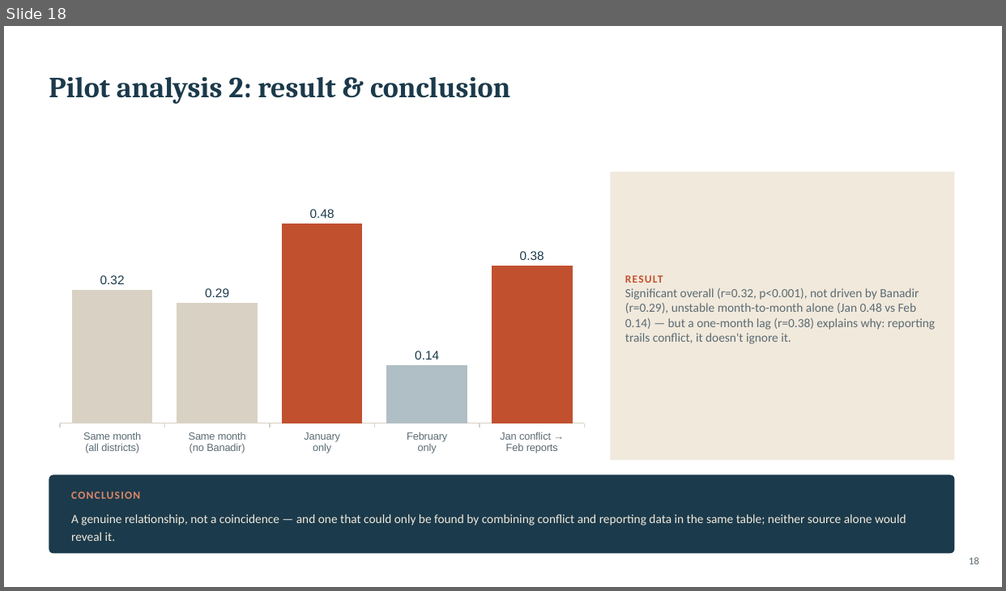
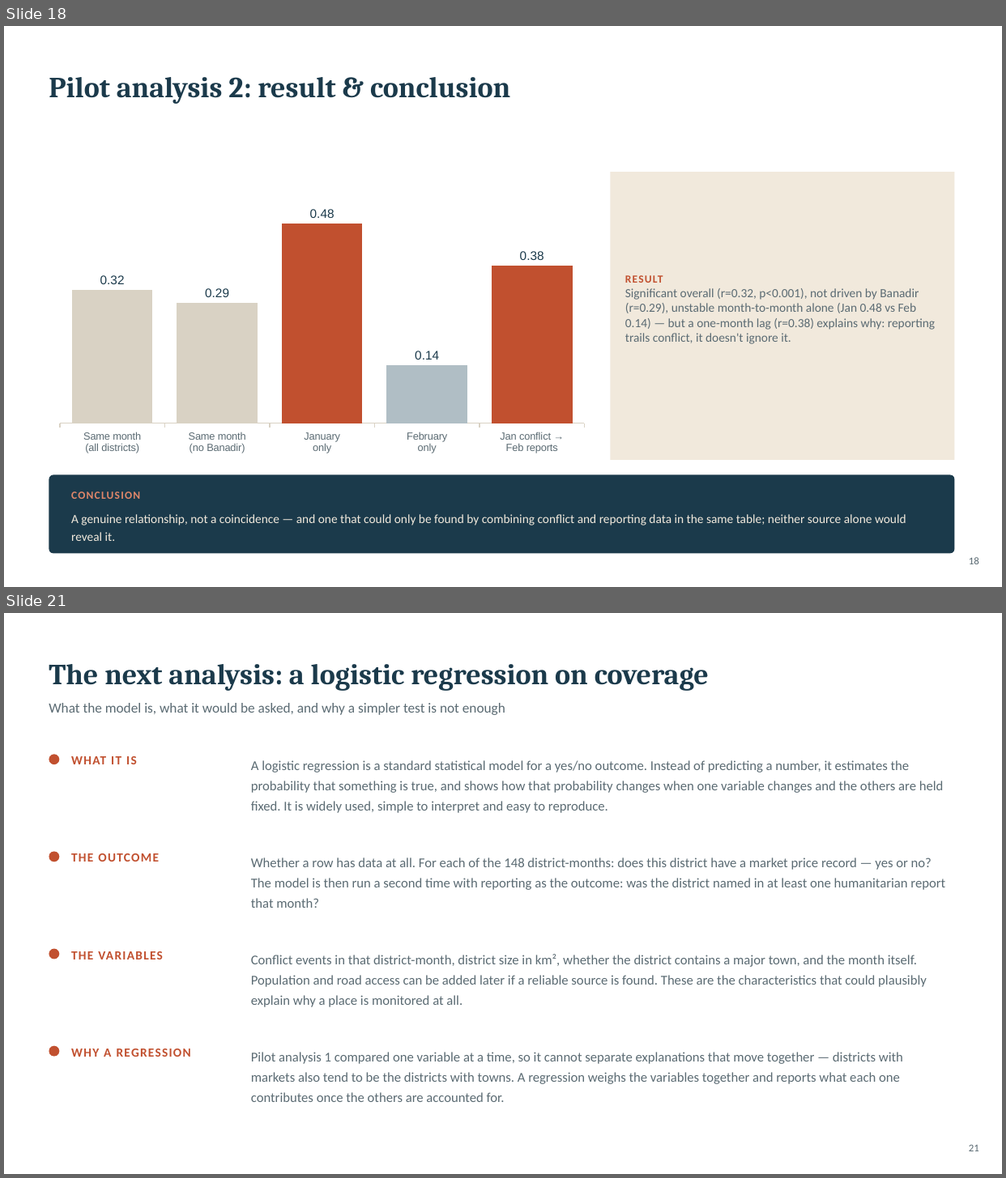
Before and after one commit to hcfgsqm2q7-lang/Dissertation---Samuel-Aracena, a slide deck: weekly_meetings/2026_08_03_slides.pptx. Shown one above the other, each under a label of ours: slide 18 before the commit, slides 18 and 21 after it; the slides between them are not shown. The pictures are 1006x591 and 1006x1178 pixels, drawn with LibreOffice and Linux fonts; fonts in the diff are those of the drawing. Boxes give left, top, right and bottom in pixels: in the first picture for what was removed or moved away, otherwise in the second. Text is boxed around its words. In the diff, an @@ line names an element or a change of style, - is before the commit and + after.

```diff
--- a/weekly_meetings/2026_08_03_slides.pptx
+++ b/weekly_meetings/2026_08_03_slides.pptx
@@ slide 21 added at <box>4,613,1002,1174</box>, background #FFFFFF @@
@@ text added at <box>49,664,709,691</box>, 28 pt, text #1B3A4B, bold @@
+The next analysis: a logistic regression on coverage
@@ text added at <box>49,703,505,715</box>, 13.5 pt, text #5B6B73 @@
+What the model is, what it would be asked, and why a simpler test is not enough
@@ ellipse added at <box>49,755,59,765</box>, fill #C1502F @@
@@ text added at <box>71,756,137,764</box>, 12 pt, text #C1502F, bold @@
+WHAT IT IS
@@ text added at <box>251,760,944,813</box>, 13 pt, text #5B6B73 @@
+A logistic regression is a standard statistical model for a yes/no outcome. Instead of predicting a number, it estimates the probability that something is true, and shows how that probability changes when one variable changes and the others are held fixed. It is widely used, simple to interpret and easy to reproduce.
@@ ellipse added at <box>49,852,59,862</box>, fill #C1502F @@
@@ text added at <box>71,854,159,862</box>, 12 pt, text #C1502F, bold @@
+THE OUTCOME
@@ text added at <box>251,858,945,908</box>, 13 pt, text #5B6B73 @@
+Whether a row has data at all. For each of the 148 district-months: does this district have a market price record — yes or no? The model is then run a second time with reporting as the outcome: was the district named in at least one humanitarian report that month?
@@ ellipse added at <box>49,949,59,960</box>, fill #C1502F @@
@@ text added at <box>71,952,163,960</box>, 12 pt, text #C1502F, bold @@
+THE VARIABLES
@@ text added at <box>251,954,927,1007</box>, 13 pt, text #5B6B73 @@
+Conflict events in that district-month, district size in km², whether the district contains a major town, and the month itself. Population and road access can be added later if a reliable source is found. These are the characteristics that could plausibly explain why a place is monitored at all.
@@ ellipse added at <box>49,1046,59,1057</box>, fill #C1502F @@
@@ text added at <box>71,1049,191,1057</box>, 12 pt, text #C1502F, bold @@
+WHY A REGRESSION
@@ text added at <box>251,1052,903,1102</box>, 13 pt, text #5B6B73 @@
+Pilot analysis 1 compared one variable at a time, so it cannot separate explanations that move together — districts with markets also tend to be the districts with towns. A regression weighs the variables together and reports what each one contributes once the others are accounted for.
@@ text added at <box>969,1144,979,1152</box>, 10 pt, text #5B6B73 @@
+21
```
Also in this commit, not shown: 1 slide changed, 2 other slides added, 1 other file.
